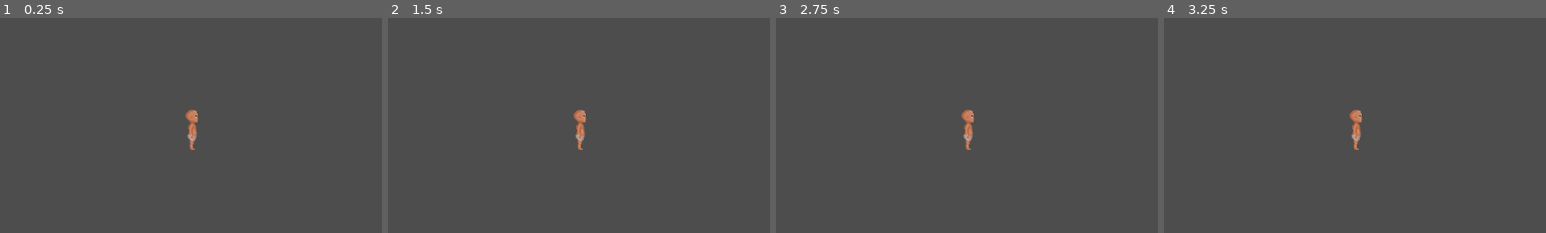
Above: before the commit, frames 1-4 (left to right).
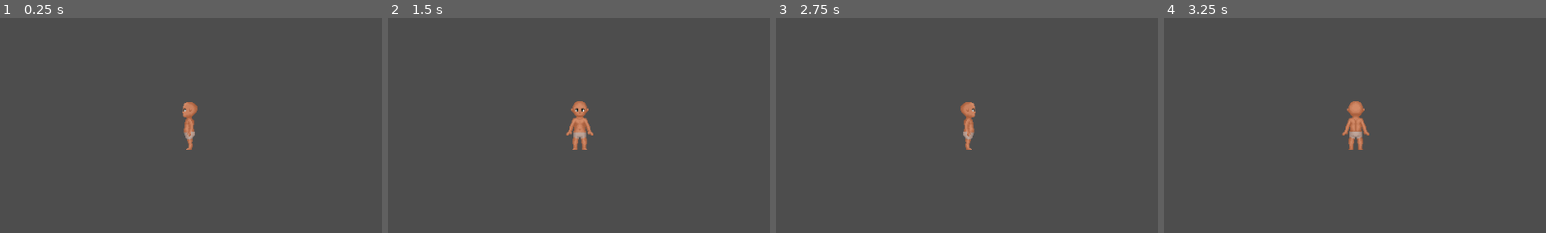
Above: after the commit, the same moments.

Repository: OtterStyles/Woodentale
Game: Godot game, scene res://Scene/TestHub.tscn
Two runs of this game, one before a commit and one after it. Both use one fixed random seed, a clock stepped at 60 frames per second and the inputs below.
Inputs (mouse positions are % of the whole screen's width and height, from its top left):
- Up to frame 1 (0.25 s): no input
- Up to frame 2 (1.5 s): tap Enter at 0.5 s; move the mouse to (72, 45) at 0.52 s; hold D (right) 0.53-1.28 s; click (72, 45) at 0.6 s; tap Space at 1.25 s; move the mouse to (30, 55) at 1.27 s; hold S (down) from 1.28 s (still down); click (30, 55) at 1.35 s
- Up to frame 3 (2.75 s): tap Enter at 2 s; move the mouse to (60, 28) at 2.02 s; release S (down) at 2.03 s; hold D (right) from 2.03 s (still down); click (60, 28) at 2.1 s
- Up to frame 4 (3.25 s): tap Space at 2.75 s; move the mouse to (45, 70) at 2.77 s; release D (right) at 2.78 s; hold W (up) from 2.78 s (still down); click (45, 70) at 2.85 s
The pictures show only the part of the screen within x 25-75%, y 19-69%; the shares and areas given below are measured in that part.

The runs differ from the first frame. In frame 1, 0.5% of the frame differs, in the area x 47-52%, y 39-62%; in frame 2, 0.8%; in frame 3, 0.4%; in frame 4, 0.8%, in the area x 46-54%, y 38-62%.
Error before the commit: Parse Error: Unexpected "Identifier" in class body. (res://Skripts/Player.gd:61)

Commit message:
Tweeking Playermovement

Diff:
--- a/Woodentale/PreFab/Player.tscn
+++ b/Woodentale/PreFab/Player.tscn
@@ -1,22 +1,9 @@
-[gd_scene load_steps=33 format=3 uid="uid://q8te7ec6862y"]
+[gd_scene load_steps=41 format=3 uid="uid://q8te7ec6862y"]
 
 [ext_resource type="Script" path="res://Skripts/Player.gd" id="2"]
 [ext_resource type="Texture2D" uid="uid://dytjms776x00m" path="res://Artwork/Atlase/PlayerAtlas.png" id="2_eicqr"]
-
-[sub_resource type="Animation" id="22"]
-length = 0.001
-tracks/0/type = "value"
-tracks/0/imported = false
-tracks/0/enabled = true
-tracks/0/path = NodePath("Sprite:frame_coords")
-tracks/0/interp = 1
-tracks/0/loop_wrap = true
-tracks/0/keys = {
-"times": PackedFloat32Array(0),
-"transitions": PackedFloat32Array(1),
-"update": 0,
-"values": [Vector2(0, 2)]
-}
+[ext_resource type="PackedScene" uid="uid://csqsmt2ap7qo6" path="res://PreFab/Utilities/hurtbox.tscn" id="3_mpqox"]
+[ext_resource type="PackedScene" uid="uid://cy28ijqj4v7b4" path="res://PreFab/Utilities/hitbox.tscn" id="4_ld7ar"]
 
 [sub_resource type="Animation" id="23"]
 resource_name = "idle_DOWN"
@@ -189,9 +176,204 @@
 "values": [Vector2(0, 0)]
 }
 
+[sub_resource type="Animation" id="Animation_2c8pe"]
+resource_name = "work_UP"
+tracks/0/type = "value"
+tracks/0/imported = false
+tracks/0/enabled = true
+tracks/0/path = NodePath("Collision/Hitbox/CollisionShape2D:disabled")
+tracks/0/interp = 1
+tracks/0/loop_wrap = true
+tracks/0/keys = {
+"times": PackedFloat32Array(0, 0.2, 0.9),
+"transitions": PackedFloat32Array(1, 1, 1),
+"update": 1,
+"values": [true, false, true]
+}
+tracks/1/type = "value"
+tracks/1/imported = false
+tracks/1/enabled = true
+tracks/1/path = NodePath("Collision/Hitbox:position")
+tracks/1/interp = 1
+tracks/1/loop_wrap = true
+tracks/1/keys = {
+"times": PackedFloat32Array(0),
+"transitions": PackedFloat32Array(1),
+"update": 0,
+"values": [Vector2(0, -20)]
+}
+tracks/2/type = "value"
+tracks/2/imported = false
+tracks/2/enabled = true
+tracks/2/path = NodePath("Collision/Hitbox:rotation")
+tracks/2/interp = 1
+tracks/2/loop_wrap = true
+tracks/2/keys = {
+"times": PackedFloat32Array(0),
+"transitions": PackedFloat32Array(1),
+"update": 0,
+"values": [0.0]
+}
+
+[sub_resource type="Animation" id="Animation_wx7va"]
+resource_name = "work_DOWN"
+tracks/0/type = "value"
+tracks/0/imported = false
+tracks/0/enabled = true
+tracks/0/path = NodePath("Collision/Hitbox/CollisionShape2D:disabled")
+tracks/0/interp = 1
+tracks/0/loop_wrap = true
+tracks/0/keys = {
+"times": PackedFloat32Array(0, 0.2, 0.9),
+"transitions": PackedFloat32Array(1, 1, 1),
+"update": 1,
+"values": [true, false, true]
+}
+tracks/1/type = "value"
+tracks/1/imported = false
+tracks/1/enabled = true
+tracks/1/path = NodePath("Collision/Hitbox:position")
+tracks/1/interp = 1
+tracks/1/loop_wrap = true
+tracks/1/keys = {
+"times": PackedFloat32Array(0),
+"transitions": PackedFloat32Array(1),
+"update": 0,
+"values": [Vector2(0, 12)]
+}
+tracks/2/type = "value"
+tracks/2/imported = false
+tracks/2/enabled = true
+tracks/2/path = NodePath("Collision/Hitbox:rotation")
+tracks/2/interp = 1
+tracks/2/loop_wrap = true
+tracks/2/keys = {
+"times": PackedFloat32Array(0),
+"transitions": PackedFloat32Array(1),
+"update": 0,
+"values": [0.0]
+}
+
+[sub_resource type="Animation" id="Animation_417go"]
+resource_name = "work_LEFT"
+tracks/0/type = "value"
+tracks/0/imported = false
+tracks/0/enabled = true
+tracks/0/path = NodePath("Collision/Hitbox/CollisionShape2D:disabled")
+tracks/0/interp = 1
+tracks/0/loop_wrap = true
+tracks/0/keys = {
+"times": PackedFloat32Array(0, 0.2, 0.9),
+"transitions": PackedFloat32Array(1, 1, 1),
+"update": 1,
+"values": [true, false, true]
+}
+tracks/1/type = "value"
+tracks/1/imported = false
+tracks/1/enabled = true
+tracks/1/path = NodePath("Collision/Hitbox:position")
+tracks/1/interp = 1
+tracks/1/loop_wrap = true
+tracks/1/keys = {
+"times": PackedFloat32Array(0),
+"transitions": PackedFloat32Array(1),
+"update": 0,
+"values": [Vector2(-25, -5)]
+}
+tracks/2/type = "value"
+tracks/2/imported = false
+tracks/2/enabled = true
+tracks/2/path = NodePath("Collision/Hitbox:rotation")
+tracks/2/interp = 1
+tracks/2/loop_wrap = true
+tracks/2/keys = {
+"times": PackedFloat32Array(0),
+"transitions": PackedFloat32Array(1),
+"update": 0,
+"values": [1.5708]
+}
+
+[sub_resource type="Animation" id="Animation_67f5q"]
+resource_name = "work_RIGHT"
+tracks/0/type = "value"
+tracks/0/imported = false
+tracks/0/enabled = true
+tracks/0/path = NodePath("Collision/Hitbox/CollisionShape2D:disabled")
+tracks/0/interp = 1
+tracks/0/loop_wrap = true
+tracks/0/keys = {
+"times": PackedFloat32Array(0, 0.2, 0.9),
+"transitions": PackedFloat32Array(1, 1, 1),
+"update": 1,
+"values": [true, false, true]
+}
+tracks/1/type = "value"
+tracks/1/imported = false
+tracks/1/enabled = true
+tracks/1/path = NodePath("Collision/Hitbox:position")
+tracks/1/interp = 1
+tracks/1/loop_wrap = true
+tracks/1/keys = {
+"times": PackedFloat32Array(0),
+"transitions": PackedFloat32Array(1),
+"update": 0,
+"values": [Vector2(25, -5)]
+}
+tracks/2/type = "value"
+tracks/2/imported = false
+tracks/2/enabled = true
+tracks/2/path = NodePath("Collision/Hitbox:rotation")
+tracks/2/interp = 1
+tracks/2/loop_wrap = true
+tracks/2/keys = {
+"times": PackedFloat32Array(0),
+"transitions": PackedFloat32Array(1),
+"update": 0,
+"values": [1.5708]
+}
+
+[sub_resource type="Animation" id="Animation_5org2"]
+length = 0.001
+tracks/0/type = "value"
+tracks/0/imported = false
+tracks/0/enabled = true
+tracks/0/path = NodePath("Collision/Hitbox/CollisionShape2D:disabled")
+tracks/0/interp = 1
+tracks/0/loop_wrap = true
+tracks/0/keys = {
+"times": PackedFloat32Array(0),
+"transitions": PackedFloat32Array(1),
+"update": 0,
+"values": [true]
+}
+tracks/1/type = "value"
+tracks/1/imported = false
+tracks/1/enabled = true
+tracks/1/path = NodePath("Collision/Hitbox:rotation")
+tracks/1/interp = 1
+tracks/1/loop_wrap = true
+tracks/1/keys = {
+"times": PackedFloat32Array(0),
+"transitions": PackedFloat32Array(1),
+"update": 0,
+"values": [1.5708]
+}
+tracks/2/type = "value"
+tracks/2/imported = false
+tracks/2/enabled = true
+tracks/2/path = NodePath("Collision/Hitbox:position")
+tracks/2/interp = 1
+tracks/2/loop_wrap = true
+tracks/2/keys = {
+"times": PackedFloat32Array(0),
+"transitions": PackedFloat32Array(1),
+"update": 0,
+"values": [Vector2(-25, -5)]
+}
+
 [sub_resource type="AnimationLibrary" id="AnimationLibrary_xxcig"]
 _data = {
-"RESET": SubResource("22"),
+"RESET": SubResource("Animation_5org2"),
 "idle_DOWN": SubResource("23"),
 "idle_LEFT": SubResource("24"),
 "idle_RIGHT": SubResource("25"),
@@ -199,8 +381,14 @@
 "walk_DOWN": SubResource("8"),
 "walk_LEFT": SubResource("9"),
 "walk_RIGHT": SubResource("10"),
-"walk_UP": SubResource("11")
-}
+"walk_UP": SubResource("11"),
+"work_DOWN": SubResource("Animation_wx7va"),
+"work_LEFT": SubResource("Animation_417go"),
+"work_RIGHT": SubResource("Animation_67f5q"),
+"work_UP": SubResource("Animation_2c8pe")
+}
+
+[sub_resource type="AnimationNodeBlendSpace2D" id="AnimationNodeBlendSpace2D_lpeyy"]
 
 [sub_resource type="AnimationNodeAnimation" id="27"]
 animation = &"idle_DOWN"
@@ -253,37 +441,56 @@
 snap = Vector2(0.01, 0.01)
 blend_mode = 1
 
+[sub_resource type="AnimationNodeAnimation" id="AnimationNodeAnimation_ed334"]
+animation = &"work_DOWN"
+
+[sub_resource type="AnimationNodeAnimation" id="AnimationNodeAnimation_f0iyp"]
+animation = &"work_UP"
+
+[sub_resource type="AnimationNodeAnimation" id="AnimationNodeAnimation_ljpel"]
+animation = &"work_RIGHT"
+
+[sub_resource type="AnimationNodeAnimation" id="AnimationNodeAnimation_rfchx"]
+animation = &"work_LEFT"
+
 [sub_resource type="AnimationNodeBlendSpace2D" id="3"]
+blend_point_0/node = SubResource("AnimationNodeAnimation_ed334")
+blend_point_0/pos = Vector2(0, 1.1)
+blend_point_1/node = SubResource("AnimationNodeAnimation_f0iyp")
+blend_point_1/pos = Vector2(0, -1.1)
+blend_point_2/node = SubResource("AnimationNodeAnimation_ljpel")
+blend_point_2/pos = Vector2(1, 0)
+blend_point_3/node = SubResource("AnimationNodeAnimation_rfchx")
+blend_point_3/pos = Vector2(-1, 0)
 min_space = Vector2(-1, -1.1)
 max_space = Vector2(1, 1.1)
 
-[sub_resource type="AnimationNodeStateMachineTransition" id="4"]
-
-[sub_resource type="AnimationNodeStateMachineTransition" id="5"]
-
-[sub_resource type="AnimationNodeStateMachineTransition" id="18"]
-
-[sub_resource type="AnimationNodeStateMachineTransition" id="19"]
-
-[sub_resource type="AnimationNodeStateMachineTransition" id="20"]
-
-[sub_resource type="AnimationNodeStateMachineTransition" id="21"]
+[sub_resource type="AnimationNodeStateMachineTransition" id="AnimationNodeStateMachineTransition_etbe3"]
 
 [sub_resource type="AnimationNodeStateMachine" id="6"]
+states/Attacking/node = SubResource("AnimationNodeBlendSpace2D_lpeyy")
+states/Attacking/position = Vector2(301.043, 208.267)
 states/Idle/node = SubResource("17")
-states/Idle/position = Vector2(1.0424, 209.048)
+states/Idle/position = Vector2(-49.6243, 208.667)
+states/Start/position = Vector2(-198.667, 208.114)
 states/Walking/node = SubResource("2")
-states/Walking/position = Vector2(223.222, 156)
+states/Walking/position = Vector2(117.889, 208.326)
 states/Working/node = SubResource("3")
-states/Working/position = Vector2(223, 279)
-transitions = ["Walking", "Working", SubResource("4"), "Working", "Walking", SubResource("5"), "Idle", "Walking", SubResource("18"), "Walking", "Idle", SubResource("19"), "Idle", "Working", SubResource("20"), "Working", "Idle", SubResource("21")]
-graph_offset = Vector2(-353.624, 78.312)
+states/Working/position = Vector2(300.806, 113)
+transitions = ["Start", "Idle", SubResource("AnimationNodeStateMachineTransition_etbe3")]
+graph_offset = Vector2(-387.624, -21.688)
 
 [sub_resource type="AnimationNodeStateMachinePlayback" id="16"]
 
-[sub_resource type="CapsuleShape2D" id="1"]
-radius = 12.0
+[sub_resource type="CapsuleShape2D" id="CapsuleShape2D_m5e5d"]
+height = 60.0
+
+[sub_resource type="CapsuleShape2D" id="CapsuleShape2D_dwi6s"]
+radius = 7.0
 height = 58.0
+
+[sub_resource type="CapsuleShape2D" id="CapsuleShape2D_n7abs"]
+radius = 8.0
 
 [node name="Player" type="CharacterBody2D"]
 script = ExtResource("2")
@@ -301,7 +508,8 @@
 anim_player = NodePath("../AnimationPlayer")
 active = true
 parameters/playback = SubResource("16")
-parameters/Idle/blend_position = Vector2(0, 0)
+parameters/Attacking/blend_position = Vector2(0, 0)
+parameters/Idle/blend_position = Vector2(-1, 0)
 parameters/Walking/blend_position = Vector2(0, 0)
 parameters/Working/blend_position = Vector2(0, 0)
 
@@ -309,14 +517,35 @@
 texture_filter = 1
 position = Vector2(0, -32)
 texture = ExtResource("2_eicqr")
+flip_h = true
 hframes = 10
 vframes = 10
 frame = 20
 
-[node name="CollisionShape2D" type="CollisionShape2D" parent="."]
-position = Vector2(0, -30)
-shape = SubResource("1")
-
 [node name="Camera2D" type="Camera2D" parent="."]
 current = true
 smoothing_enabled = true
+
+[node name="CollisionShape2D" type="CollisionShape2D" parent="."]
+position = Vector2(0, -30)
+shape = SubResource("CapsuleShape2D_m5e5d")
+
+[node name="Collision" type="Node2D" parent="."]
+
+[node name="hurtbox" parent="Collision" instance=ExtResource("3_mpqox")]
+position = Vector2(0, -30)
+
+[node name="CollisionShape2D" parent="Collision/hurtbox" index="0"]
+scale = Vector2(1, 0.995297)
+shape = SubResource("CapsuleShape2D_dwi6s")
+
+[node name="Hitbox" parent="Collision" instance=ExtResource("4_ld7ar")]
+position = Vector2(-25, -5)
+rotation = 1.5708
+
+[node name="CollisionShape2D" parent="Collision/Hitbox" index="0"]
+shape = SubResource("CapsuleShape2D_n7abs")
+disabled = true
+
+[editable path="Collision/hurtbox"]
+[editable path="Collision/Hitbox"]
--- /dev/null
+++ b/Woodentale/PreFab/Utilities/hitbox.tscn
@@ -0,0 +1,10 @@
+[gd_scene load_steps=2 format=3 uid="uid://cy28ijqj4v7b4"]
+
+[ext_resource type="Script" path="res://Skripts/Hitbox.gd" id="1_f1vjs"]
+
+[node name="Hitbox" type="Area2D"]
+script = ExtResource("1_f1vjs")
+
+[node name="CollisionShape2D" type="CollisionShape2D" parent="."]
+
+[connection signal="area_entered" from="." to="." method="_on_hitbox_area_entered"]
--- /dev/null
+++ b/Woodentale/PreFab/Utilities/hurtbox.tscn
@@ -0,0 +1,14 @@
+[gd_scene load_steps=2 format=3 uid="uid://csqsmt2ap7qo6"]
+
+[ext_resource type="Script" path="res://Skripts/hurtbox.gd" id="1_y0wsf"]
+
+[node name="hurtbox" type="Area2D"]
+script = ExtResource("1_y0wsf")
+
+[node name="CollisionShape2D" type="CollisionShape2D" parent="."]
+
+[node name="Timer" type="Timer" parent="."]
+autostart = true
+
+[connection signal="area_entered" from="." to="." method="_on_area_2d_area_entered"]
+[connection signal="timeout" from="Timer" to="." method="_on_timer_timeout"]
--- a/Woodentale/Scene/TestHub.tscn
+++ b/Woodentale/Scene/TestHub.tscn
@@ -1,6 +1,11 @@
-[gd_scene load_steps=2 format=3 uid="uid://c2m0x582xkrai"]
+[gd_scene load_steps=4 format=3 uid="uid://c2m0x582xkrai"]
 
 [ext_resource type="PackedScene" uid="uid://q8te7ec6862y" path="res://PreFab/Player.tscn" id="1"]
+[ext_resource type="PackedScene" uid="uid://cy28ijqj4v7b4" path="res://PreFab/Utilities/hitbox.tscn" id="2_lh55i"]
+
+[sub_resource type="CapsuleShape2D" id="CapsuleShape2D_68eqy"]
+radius = 11.0
+height = 68.0
 
 [node name="TestHub" type="Node2D"]
 
@@ -10,4 +15,13 @@
 
 [node name="CollisionPolygon2D" type="CollisionPolygon2D" parent="StaticBody2D"]
 polygon = PackedVector2Array(-370, -205, -433, -203, -424, 225, 430, 238, 433, -201, -364, -205, -366, -245, 469, -243, 469, 260, -464, 250, -471, -253, -379, -251)
+disabled = true
 one_way_collision_margin = 0.0
+
+[node name="Hitbox" parent="." instance=ExtResource("2_lh55i")]
+position = Vector2(65, -23)
+
+[node name="CollisionShape2D" parent="Hitbox" index="0"]
+shape = SubResource("CapsuleShape2D_68eqy")
+
+[editable path="Hitbox"]
--- /dev/null
+++ b/Woodentale/Skripts/Hitbox.gd
@@ -0,0 +1,8 @@
+extends Area2D
+
+@onready var collisionShape2D : CollisionShape2D = $CollisionShape2D
+
+
+
+func _on_hitbox_area_entered(area):
+	print(area)
--- a/Woodentale/Skripts/Player.gd
+++ b/Woodentale/Skripts/Player.gd
@@ -19,16 +19,23 @@
 
 func _physics_process(delta) -> void:
 	var axis = getInputAxis()
-	if axis == Vector2.ZERO:
-		applyFriction(FRICTION * delta)
-	else:
-		applyMovement(axis * ACCELERATION * delta)
+	handleMovement(axis, delta)
 	move_and_slide()
 
 func _unhandled_input(event) -> void:
 	sprint = 1
 	if Input.is_action_pressed("sprint"):
 		sprint = SPEED_SPRINT_MULT
+	if Input.is_action_just_pressed("work"):
+		handleWorkMovement()
+
+func handleMovement(axis: Vector2, delta: float) -> void:
+	if axis == Vector2.ZERO:
+		applyFriction(FRICTION * delta)
+	else:
+		applyMovement(axis * ACCELERATION * delta)
+		applyFrictionOnUnsuedAxis(axis, FRICTION*delta)
+
 
 func applyMovement(acceleration: Vector2):
 	$Animation/AnimationTree.get("parameters/playback").travel("Walking")
@@ -36,17 +43,34 @@
 	velocity.x = clamp(velocity.x, -SPEED*sprint, SPEED*sprint)
 	velocity.y = clamp(velocity.y, -SPEED*sprint*0.8, SPEED*sprint*0.8)
 
-func applyFriction(friction):
+func applyFriction(friction: float) -> void:
 	$Animation/AnimationTree.get("parameters/playback").travel("Idle")
 	if velocity.length() > friction:
 		velocity -= velocity.normalized() * friction
 	else:
 		velocity = Vector2.ZERO
 
+func applyFrictionOnUnsuedAxis(axis: Vector2, friction: float) -> void:
+	if axis.x == 0:
+		if (velocity.x > friction and velocity.x > 0) or (velocity.x < friction and velocity.x < 0):
+			velocity.x -= velocity.normalized().x * friction
+		else:
+			velocity.x = Vector2.ZERO.x
+		return
+	if axis.y == 0:
+		if (velocity.y > friction and velocity.y > 0) or (velocity.y < friction and velocity.y < 0):
+			velocity.y -= velocity.normalized().y * friction
+		else:
+			velocity.y = Vector2.ZERO.y
+		return
+
 func handleAnimation(direction: Vector2) -> void:
 	for param in animationsName:
 		$Animation/AnimationTree.set("parameters/"+param+"/blend_position", direction)
 
+func handleWorkMovement() -> void:
+	$Animation/AnimationTree.get("parameters/playback").travel("Working")
+	velocity = Vector2.ZERO
 
 func calculateStats() -> void:
 	SPEED = (SPEED_DEFAULT + SPEEDABS) * SPEEDPERC
@@ -58,4 +82,3 @@
 	if direction != Vector2.ZERO:
 		handleAnimation(direction)
 	return direction.normalized()
-S
--- /dev/null
+++ b/Woodentale/Skripts/hurtbox.gd
@@ -0,0 +1,17 @@
+extends Area2D
+
+@onready var collisionShape2D : CollisionShape2D = $CollisionShape2D
+@onready var timer : Timer = $Timer
+@export var invisibleTime : float = 0.5
+
+func _ready():
+	timer.wait_time = invisibleTime
+
+
+func _on_area_2d_area_entered(area):
+	timer.start()
+	collisionShape2D.set_deferred('disabled', true)
+
+
+func _on_timer_timeout():
+	collisionShape2D.set_deferred('disabled', false)
--- a/Woodentale/project.godot
+++ b/Woodentale/project.godot
@@ -33,13 +33,14 @@
 
 [display]
 
-window/size/fullscreen=true
+window/size/viewport_width=960
+window/size/viewport_height=540
+window/size/window_width_override=1920
+window/size/window_height_override=1080
 window/stretch/mode="viewport"
 window/stretch/aspect="expand"
 window/size/width=960
 window/size/height=540
-window/size/test_width=1920
-window/size/test_height=1080
 
 [input]
 
@@ -72,6 +73,11 @@
 , Object(InputEventJoypadMotion,"resource_local_to_scene":false,"resource_name":"","device":-1,"axis":2,"axis_value":1.0,"script":null)
 ]
 }
+work={
+"deadzone": 0.5,
+"events": [Object(InputEventMouseButton,"resource_local_to_scene":false,"resource_name":"","device":-1,"window_id":0,"store_command":true,"alt_pressed":false,"shift_pressed":false,"meta_pressed":false,"command_pressed":false,"button_mask":0,"position":Vector2(0, 0),"global_position":Vector2(0, 0),"factor":1.0,"button_index":1,"pressed":false,"double_click":false,"script":null)
+]
+}
 
 [physics]
 
